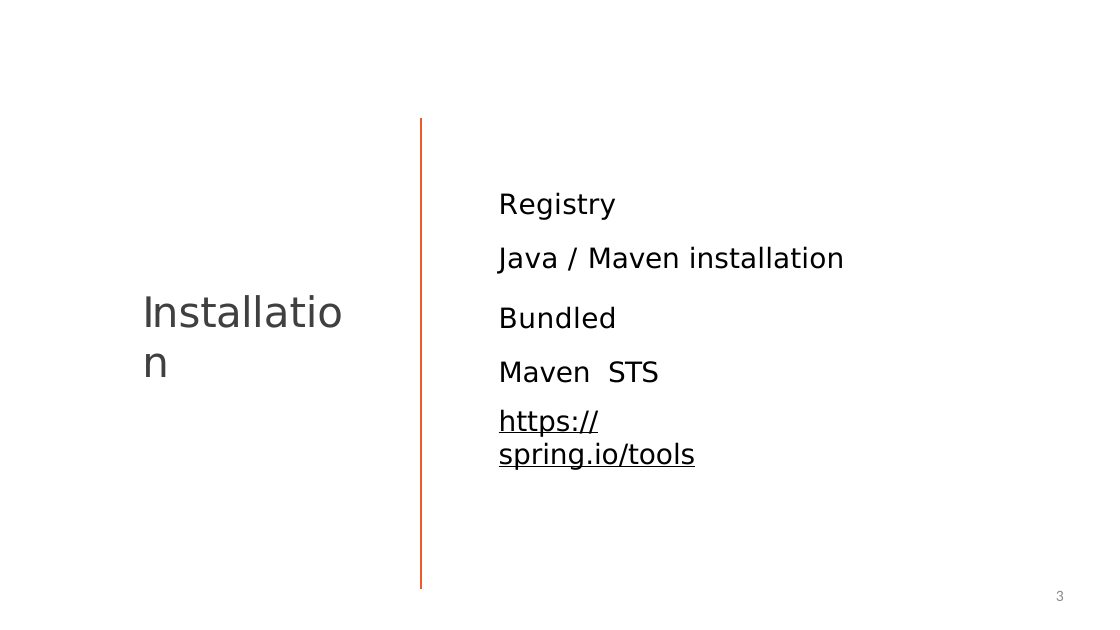
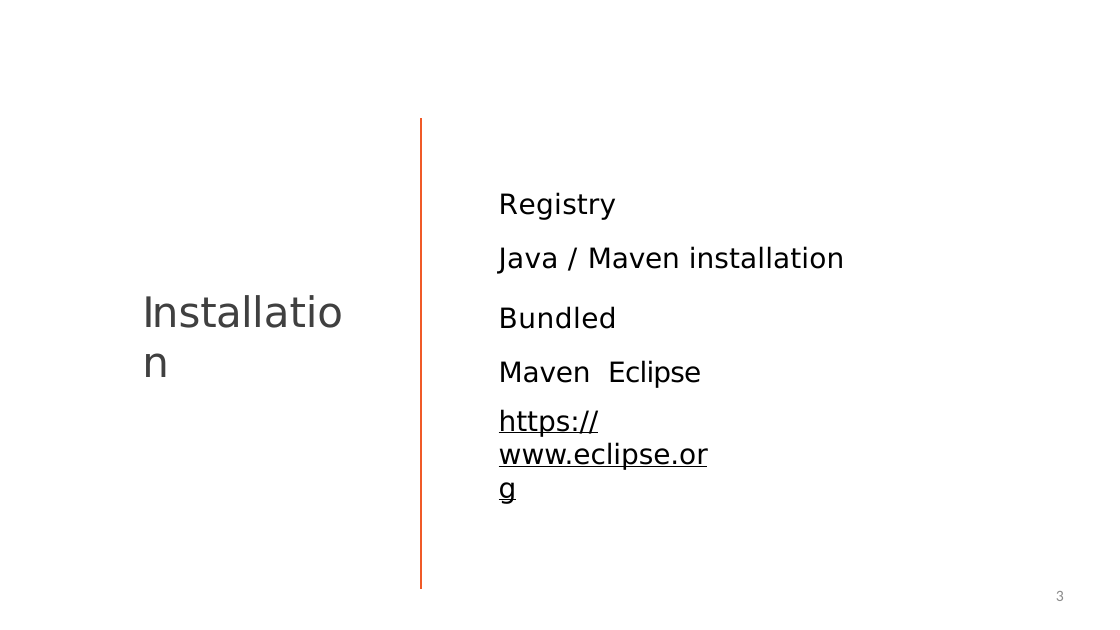
Before and after one commit to StevenJoseph19/Java, a slide deck: slide 3 of Day 7/Slides/7. IDE Integration/ide-integration-slides.pptx. Drawn at 1120x630 pixels with LibreOffice and Linux fonts; fonts in the diff are those of the drawing. Boxes give left, top, right and bottom in pixels: in the first picture for what was removed or moved away, otherwise in the second. Text is boxed around its words. In the diff, an @@ line names an element or a change of style, - is before the commit and + after.

```diff
--- a/Day 7/Slides/7. IDE Integration/ide-integration-slides.pptx
+++ b/Day 7/Slides/7. IDE Integration/ide-integration-slides.pptx
@@ text at [499,306,708,470]: text changed @@
-Bundled Maven STS
-https://spring.io/tools
+Bundled Maven Eclipse
+https://www.eclipse.org
```
Also in this commit, not shown: 43 other files.
